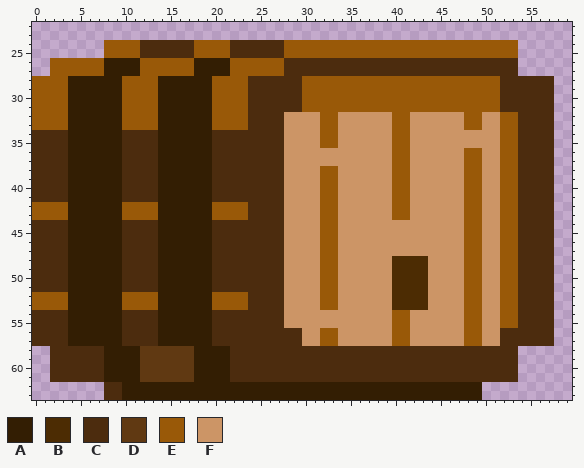
Pixel-art sprite, stored at CSCI477A_Project/sprites/spr_barrell/780bb66f-ef93-44d9-8bd8-c5a0b9c49685.png. That is the earlier state.
The file is 64x64 pixels. Pixels under 10% opacity are left out. Colours within 5 levels of each other are drawn and written as one. Shown: x 0..59, y 22..63.
Palette (. is transparent): A #331e03  B #4c2c03  C #4c2c0e  D #603912  E #995908  F #cc9566
Pixels before, first column x 0:
24 ........EEEECCCCCCEEEECCCCCCEEEEEEEEEEEEEEEEEEEEEEEEEE....
25 ........EEEECCCCCCEEEECCCCCCEEEEEEEEEEEEEEEEEEEEEEEEEE....
26 ..EEEEEEAAAAEEEEEEAAAAEEEEEECCCCCCCCCCCCCCCCCCCCCCCCCC....
27 ..EEEEEEAAAAEEEEEEAAAAEEEEEECCCCCCCCCCCCCCCCCCCCCCCCCC....
28 EEEEAAAAAAEEEEAAAAAAEEEECCCCCCEEEEEEEEEEEEEEEEEEEEEECCCCCC
29 EEEEAAAAAAEEEEAAAAAAEEEECCCCCCEEEEEEEEEEEEEEEEEEEEEECCCCCC
30 EEEEAAAAAAEEEEAAAAAAEEEECCCCCCEEEEEEEEEEEEEEEEEEEEEECCCCCC
31 EEEEAAAAAAEEEEAAAAAAEEEECCCCCCEEEEEEEEEEEEEEEEEEEEEECCCCCC
32 EEEEAAAAAAEEEEAAAAAAEEEECCCCFFFFEEFFFFFFEEFFFFFFEEFFEECCCC
33 EEEEAAAAAAEEEEAAAAAAEEEECCCCFFFFEEFFFFFFEEFFFFFFEEFFEECCCC
34 CCCCAAAAAACCCCAAAAAACCCCCCCCFFFFEEFFFFFFEEFFFFFFFFFFEECCCC
35 CCCCAAAAAACCCCAAAAAACCCCCCCCFFFFEEFFFFFFEEFFFFFFFFFFEECCCC
36 CCCCAAAAAACCCCAAAAAACCCCCCCCFFFFFFFFFFFFEEFFFFFFEEFFEECCCC
37 CCCCAAAAAACCCCAAAAAACCCCCCCCFFFFFFFFFFFFEEFFFFFFEEFFEECCCC
38 CCCCAAAAAACCCCAAAAAACCCCCCCCFFFFEEFFFFFFEEFFFFFFEEFFEECCCC
39 CCCCAAAAAACCCCAAAAAACCCCCCCCFFFFEEFFFFFFEEFFFFFFEEFFEECCCC
40 CCCCAAAAAACCCCAAAAAACCCCCCCCFFFFEEFFFFFFEEFFFFFFEEFFEECCCC
41 CCCCAAAAAACCCCAAAAAACCCCCCCCFFFFEEFFFFFFEEFFFFFFEEFFEECCCC
42 EEEEAAAAAAEEEEAAAAAAEEEECCCCFFFFEEFFFFFFEEFFFFFFEEFFEECCCC
43 EEEEAAAAAAEEEEAAAAAAEEEECCCCFFFFEEFFFFFFEEFFFFFFEEFFEECCCC
44 CCCCAAAAAACCCCAAAAAACCCCCCCCFFFFEEFFFFFFFFFFFFFFEEFFEECCCC
45 CCCCAAAAAACCCCAAAAAACCCCCCCCFFFFEEFFFFFFFFFFFFFFEEFFEECCCC
46 CCCCAAAAAACCCCAAAAAACCCCCCCCFFFFEEFFFFFFFFFFFFFFEEFFEECCCC
47 CCCCAAAAAACCCCAAAAAACCCCCCCCFFFFEEFFFFFFFFFFFFFFEEFFEECCCC
48 CCCCAAAAAACCCCAAAAAACCCCCCCCFFFFEEFFFFFFBBBBFFFFEEFFEECCCC
49 CCCCAAAAAACCCCAAAAAACCCCCCCCFFFFEEFFFFFFBBBBFFFFEEFFEECCCC
50 CCCCAAAAAACCCCAAAAAACCCCCCCCFFFFEEFFFFFFBBBBFFFFEEFFEECCCC
51 CCCCAAAAAACCCCAAAAAACCCCCCCCFFFFEEFFFFFFBBBBFFFFEEFFEECCCC
52 EEEEAAAAAAEEEEAAAAAAEEEECCCCFFFFEEFFFFFFBBBBFFFFEEFFEECCCC
53 EEEEAAAAAAEEEEAAAAAAEEEECCCCFFFFEEFFFFFFBBBBFFFFEEFFEECCCC
54 CCCCAAAAAACCCCAAAAAACCCCCCCCFFFFFFFFFFFFEEFFFFFFEEFFEECCCC
55 CCCCAAAAAACCCCAAAAAACCCCCCCCFFFFFFFFFFFFEEFFFFFFEEFFEECCCC
56 CCCCAAAAAACCCCAAAAAACCCCCCCCCCFFEEFFFFFFEEFFFFFFEEFFCCCCCC
57 CCCCAAAAAACCCCAAAAAACCCCCCCCCCFFEEFFFFFFEEFFFFFFEEFFCCCCCC
58 ..CCCCCCAAAADDDDDDAAAACCCCCCCCCCCCCCCCCCCCCCCCCCCCCCCC....
59 ..CCCCCCAAAADDDDDDAAAACCCCCCCCCCCCCCCCCCCCCCCCCCCCCCCC....
60 ..CCCCCCAAAADDDDDDAAAACCCCCCCCCCCCCCCCCCCCCCCCCCCCCCCC....
61 ..CCCCCCAAAADDDDDDAAAACCCCCCCCCCCCCCCCCCCCCCCCCCCCCCCC....
62 ........CCAAAAAAAAAAAAAAAAAAAAAAAAAAAAAAAAAAAAAAAA........
63 ........CCAAAAAAAAAAAAAAAAAAAAAAAAAAAAAAAAAAAAAAAA........
After:
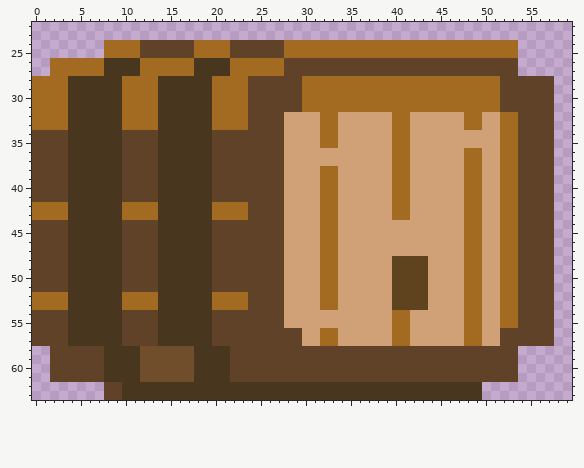
Changes in this commit:
colour A: #331e03 -> #49361e
colour B: #4c2c03 -> #5f421e
colour C: #4c2c0e -> #5f4228
colour D: #603912 -> #714e2b
colour E: #995908 -> #a36b22
colour F: #cc9566 -> #d0a076
Boxes around the changes in both pictures, in picture pixels (x1, y1, x2, y2):
changed: (32, 40, 554, 400)
